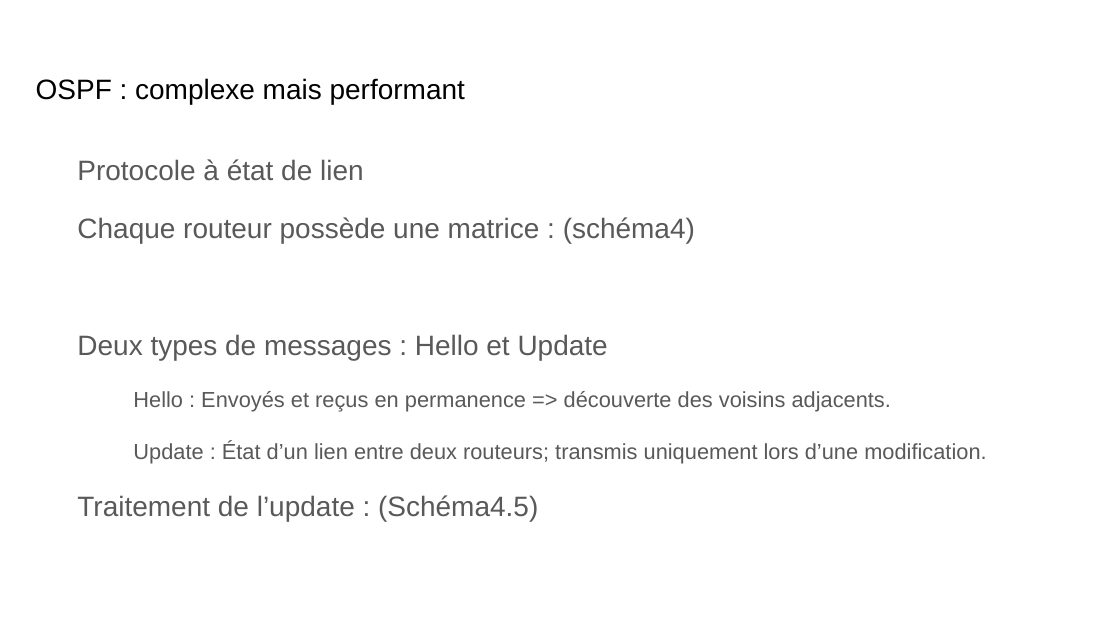
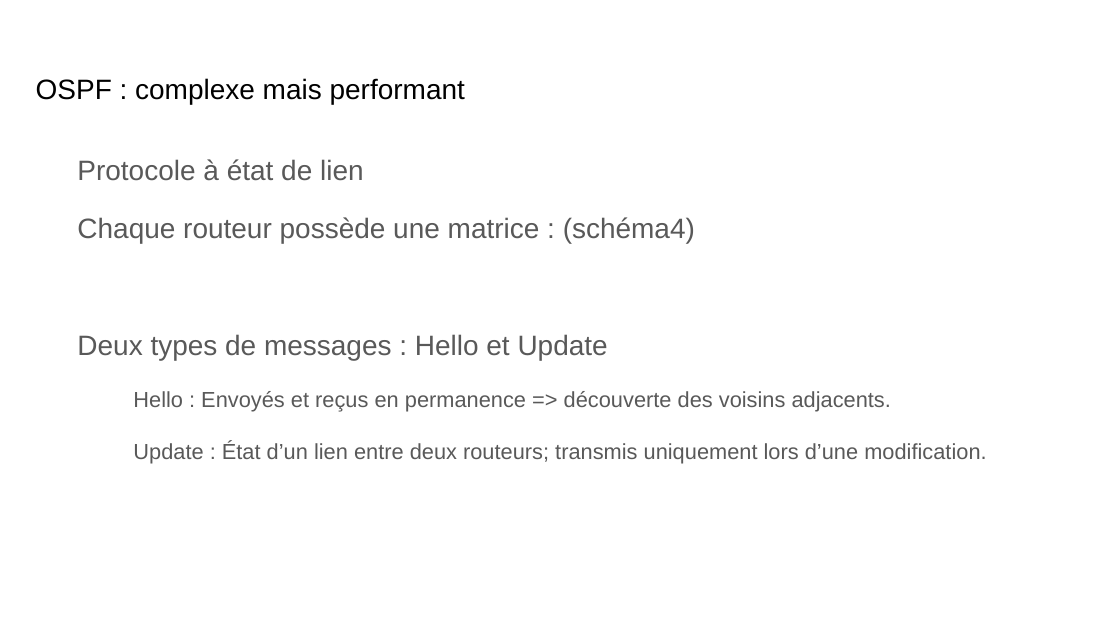
Before and after one commit to Sinvers/network, a slide deck: slide 8 of PresentationTIPE.odp (slide 5 before the commit). Drawn at 1120x630 pixels with LibreOffice and Linux fonts; fonts in the diff are those of the drawing. Boxes give left, top, right and bottom in pixels: in the first picture for what was removed or moved away, otherwise in the second. Text is boxed around its words. In the diff, an @@ line names an element or a change of style, - is before the commit and + after.

```diff
--- a/PresentationTIPE.odp
+++ b/PresentationTIPE.odp
@@ text at [77,495,538,521]: paragraph removed @@
-Traitement de l’update : (Schéma4.5)
```
Also in this commit, not shown: 6 other slides changed, 17 slides added, 4 slides removed, 2 other files.
